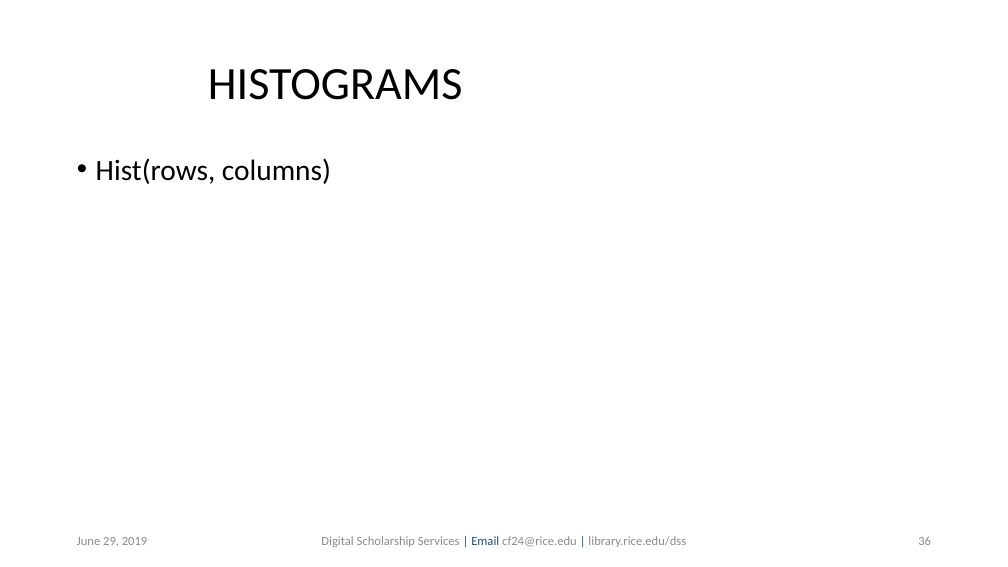
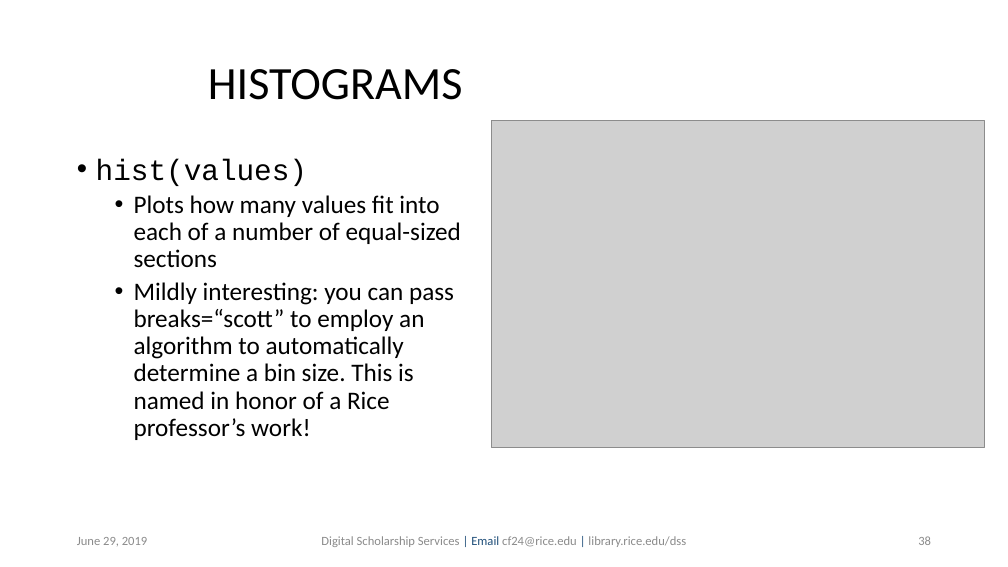
Before and after one commit to bakitybacon/rice-data-and-donuts, a slide deck: slide 38 of introR/Introduction to R.pptx (slide 36 before the commit). Drawn at 1008x567 pixels with LibreOffice and Linux fonts; fonts in the diff are those of the drawing; grey boxes stand for pictures; background and template pictures are left out. Boxes give left, top, right and bottom in pixels: in the first picture for what was removed or moved away, otherwise in the second. Text is boxed around its words. In the diff, an @@ line names an element or a change of style, - is before the commit and + after.

```diff
--- a/introR/Introduction to R.pptx
+++ b/introR/Introduction to R.pptx
@@ picture added at (492, 120, 985, 447) @@
@@ text at (96, 159, 461, 440): text changed; size 28 to 24 pt @@
-• Hist(rows, columns)
+• hist(values)
+  • Plots how many values fit into each of a number of equal-sized sections
+  • Mildly interesting: you can pass breaks=“scott” to employ an algorithm to automatically determine a bin size. This is named in honor of a Rice professor’s work!
```
Also in this commit, not shown: 10 other slides changed, 2 slides added.
